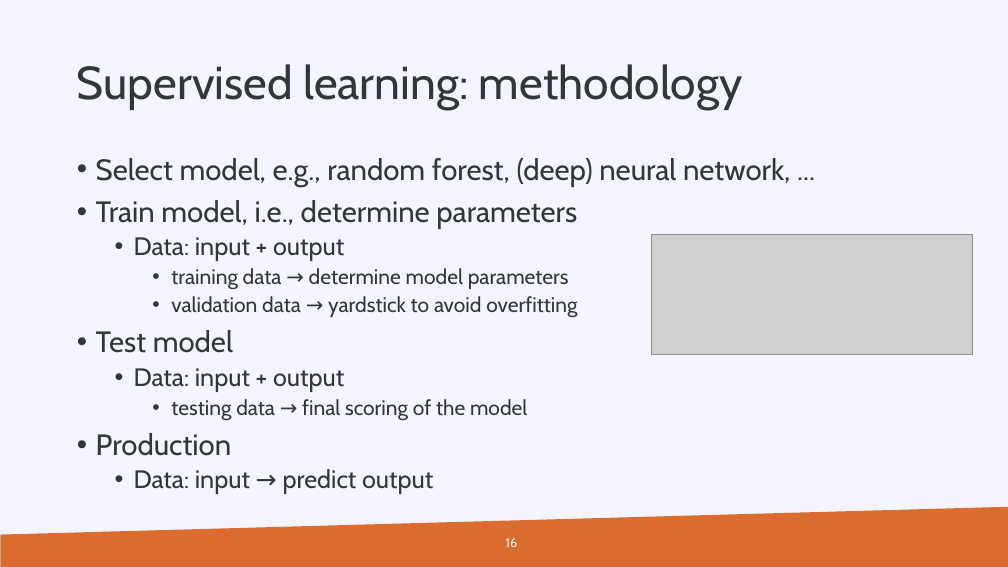
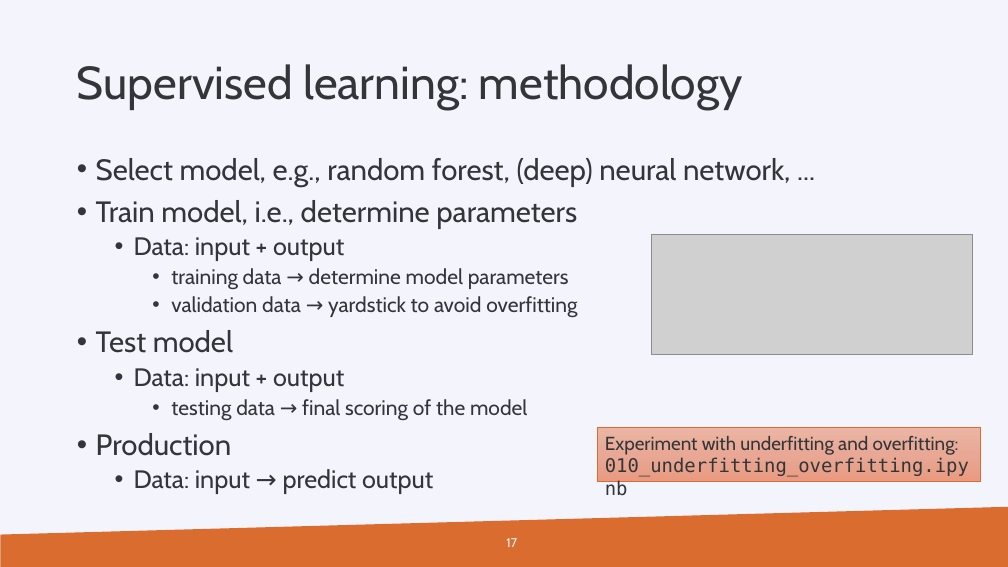
Before and after one commit to gjbex/PRACE_ML, a slide deck: slide 17 of prace_days_ml_2019.pptx (slide 16 before the commit). Drawn at 1008x567 pixels with LibreOffice and Linux fonts; fonts in the diff are those of the drawing; grey boxes stand for pictures; background and template pictures are left out. Boxes give left, top, right and bottom in pixels: in the first picture for what was removed or moved away, otherwise in the second. Text is boxed around its words. In the diff, an @@ line names an element or a change of style, - is before the commit and + after.

```diff
--- a/prace_days_ml_2019.pptx
+++ b/prace_days_ml_2019.pptx
@@ rectangle added at <box>597,428,980,482</box>, fill gradient #EDB5A4 to #E8A996 to #EA9B82, outline #DB6C30 0.5 pt, 18 pt, text #333639 @@
+Experiment with underfitting and overfitting:
+010_underfitting_overfitting.ipynb
@@ page number at <box>506,538,517,547</box>: text changed @@
-16
+17
```
Also in this commit, not shown: 2 other slides changed, 2 slides added, 1 slide removed.
